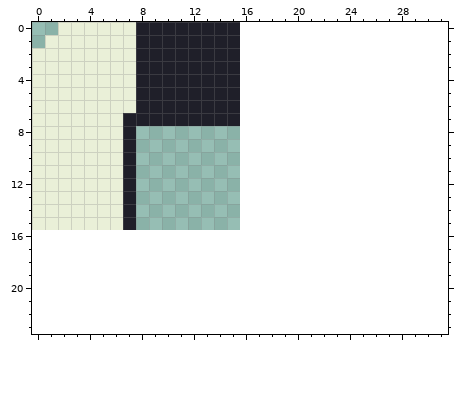
A pixel-art file gets an edit: assets/environ/tileset8.aseprite. The first picture shows the starting point.
16x16 pixels, 1 frame. The old version is drawn lined up with the new one, on the new canvas.
New version:
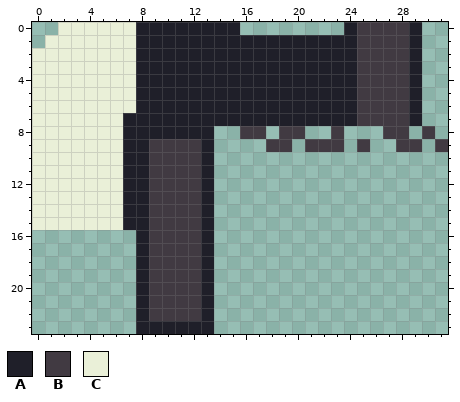
Palette (. is transparent): A #1f1f29  B #413a42  C #eaf0d8
Difference:
{"change": "canvas 16x16 -> 32x24"}
{"y":0,"x":24,"old":"......","new":"ABBBBA"}
{"y":1,"x":16,"old":"..............","new":"AAAAAAAAABBBBA"}
{"y":2,"x":16,"old":"..............","new":"AAAAAAAAABBBBA"}
{"y":3,"x":16,"old":"..............","new":"AAAAAAAAABBBBA"}
{"y":4,"x":16,"old":"..............","new":"AAAAAAAAABBBBA"}
{"y":5,"x":16,"old":"..............","new":"AAAAAAAAABBBBA"}
{"y":6,"x":16,"old":"..............","new":"AAAAAAAAABBBBA"}
{"y":7,"x":16,"old":"..............","new":"AAAAAAAAABBBBA"}
{"y":8,"x":8,"old":"......","new":"AAAAAA"}
{"y":8,"x":16,"old":"..","new":"BB"}
{"y":8,"x":19,"old":"..","new":"BB"}
{"y":8,"x":23,"old":".","new":"B"}
{"y":8,"x":27,"old":"..","new":"BB"}
{"y":8,"x":30,"old":".","new":"B"}
{"y":9,"x":8,"old":"......","new":"ABBBBA"}
{"y":9,"x":18,"old":"..","new":"BB"}
{"y":9,"x":21,"old":"...","new":"BBB"}
{"y":9,"x":25,"old":".","new":"B"}
{"y":9,"x":28,"old":"..","new":"BB"}
{"y":9,"x":31,"old":".","new":"B"}
{"y":10,"x":8,"old":"......","new":"ABBBBA"}
{"y":11,"x":8,"old":"......","new":"ABBBBA"}
{"y":12,"x":8,"old":"......","new":"ABBBBA"}
{"y":13,"x":8,"old":"......","new":"ABBBBA"}
{"y":14,"x":8,"old":"......","new":"ABBBBA"}
{"y":15,"x":8,"old":"......","new":"ABBBBA"}
{"y":16,"x":8,"old":"......","new":"ABBBBA"}
{"y":17,"x":8,"old":"......","new":"ABBBBA"}
{"y":18,"x":8,"old":"......","new":"ABBBBA"}
{"y":19,"x":8,"old":"......","new":"ABBBBA"}
{"y":20,"x":8,"old":"......","new":"ABBBBA"}
{"y":21,"x":8,"old":"......","new":"ABBBBA"}
{"y":22,"x":8,"old":"......","new":"ABBBBA"}
{"y":23,"x":8,"old":"......","new":"AAAAAA"}
